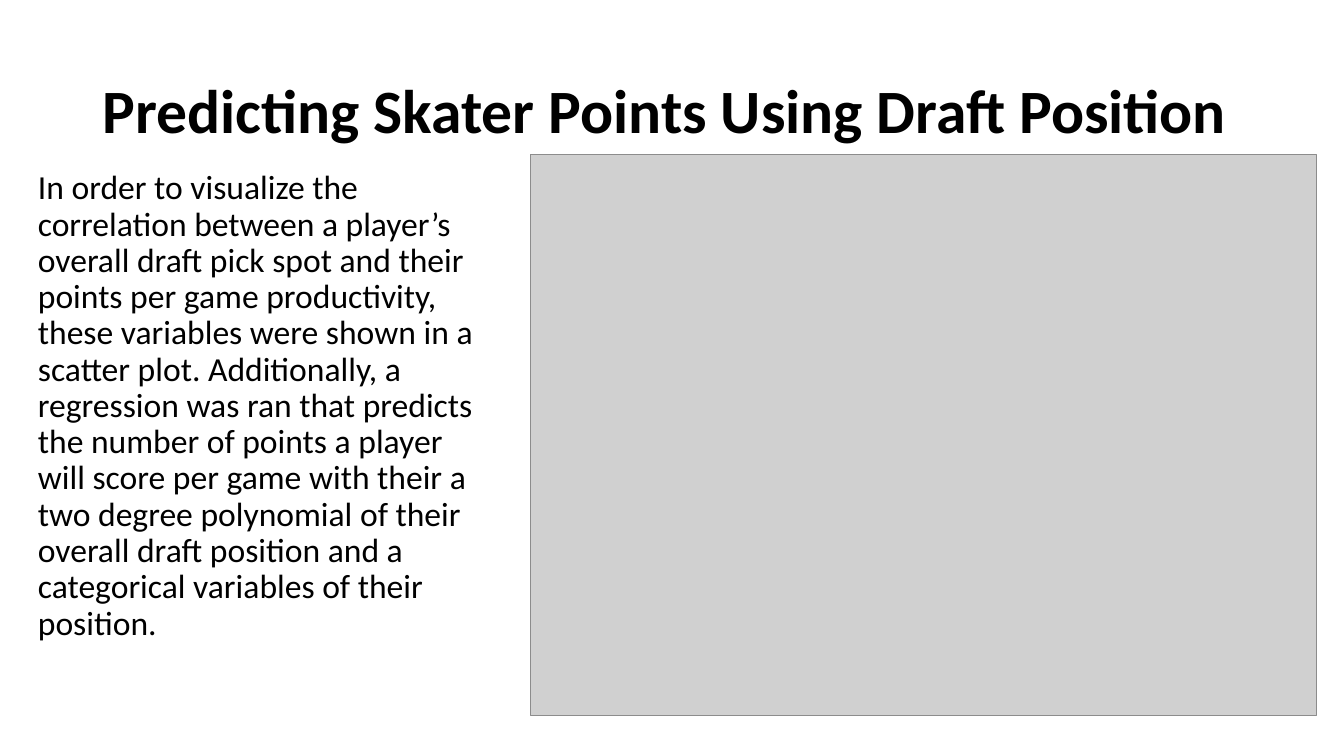
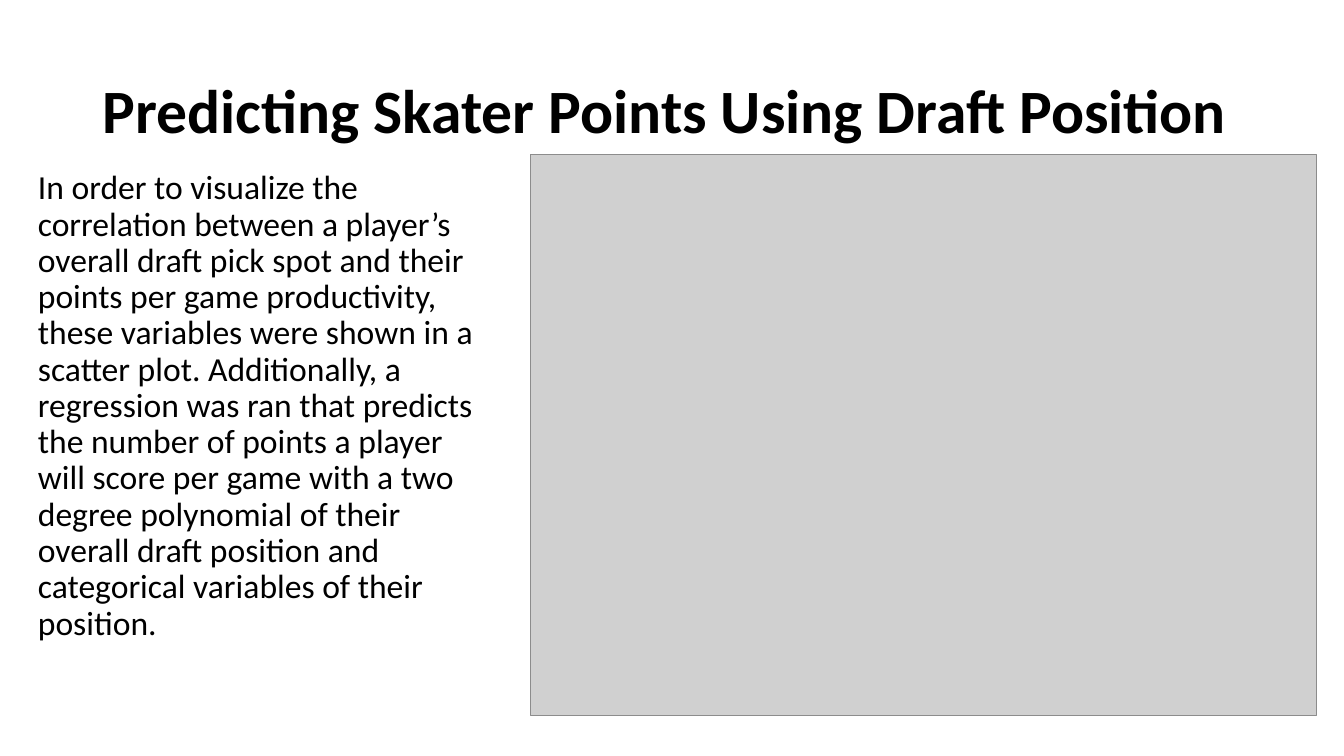
Before and after one commit to potierku/group_18, a slide deck: slide 8 of final_project/final_presentation.pptx. Drawn at 1344x756 pixels with LibreOffice and Linux fonts; fonts in the diff are those of the drawing; grey boxes stand for pictures; background and template pictures are left out. Boxes give left, top, right and bottom in pixels: in the first picture for what was removed or moved away, otherwise in the second. Text is boxed around its words. In the diff, an @@ line names an element or a change of style, - is before the commit and + after.

```diff
--- a/final_project/final_presentation.pptx
+++ b/final_project/final_presentation.pptx
@@ text at [38,175,473,641]: text changed @@
-In order to visualize the correlation between a player’s overall draft pick spot and their points per game productivity, these variables were shown in a scatter plot. Additionally, a regression was ran that predicts the number of points a player will score per game with their a two degree polynomial of their overall draft position and a categorical variables of their position.
+In order to visualize the correlation between a player’s overall draft pick spot and their points per game productivity, these variables were shown in a scatter plot. Additionally, a regression was ran that predicts the number of points a player will score per game with a two degree polynomial of their overall draft position and categorical variables of their position.
```
Also in this commit, not shown: 1 other file.
